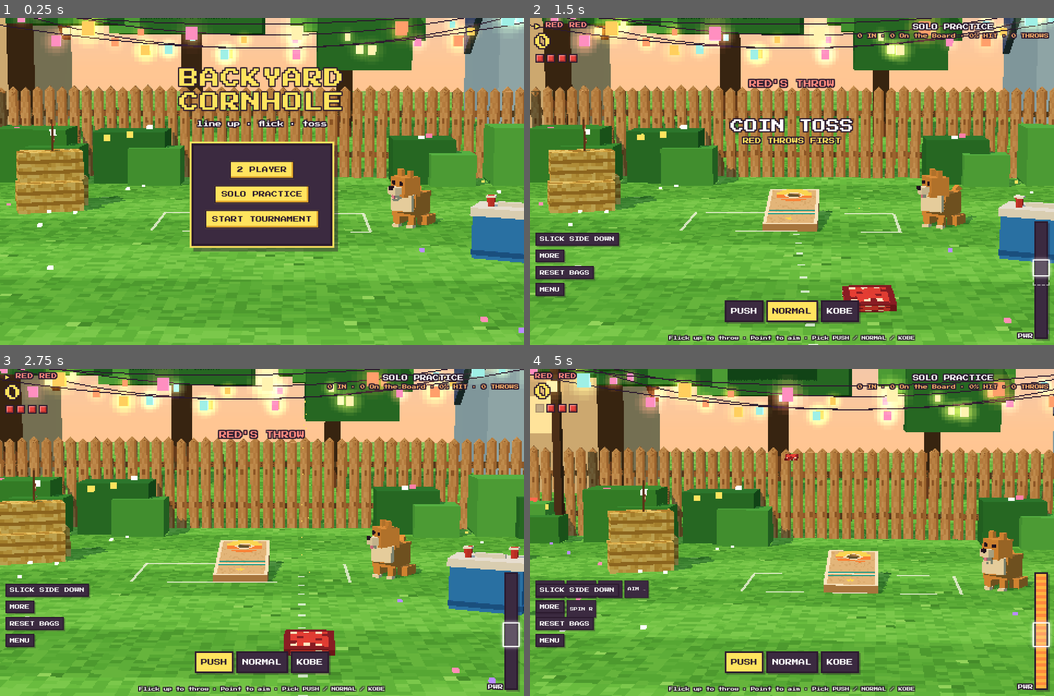
Above: before the commit, frames 1-4 (two rows, left to right).
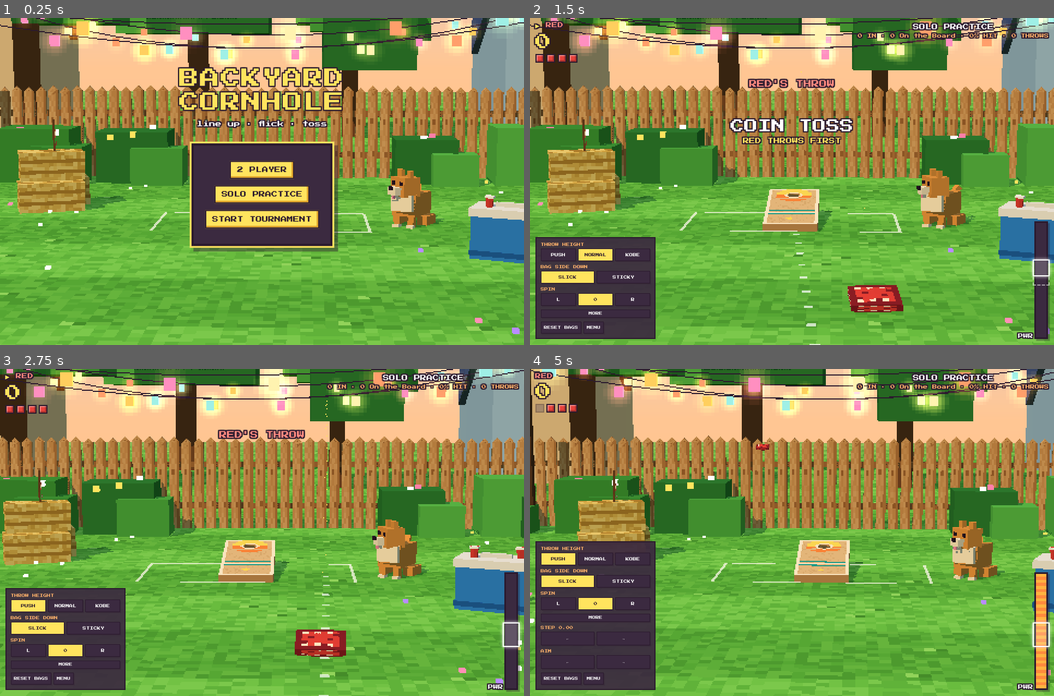
Above: after the commit, the same moments.

Repository: Ashe-Oro/backyard-games
Game: browser game, page index.html
Two runs of this game, one before a commit and one after it. Both use one fixed random seed, a clock stepped at 60 frames per second and the inputs below.
Inputs (mouse positions are in pixels of both pictures, inside the frame that each line leads up to):
- Up to frame 1 (0.25 s): no input
- Up to frame 2 (1.5 s): click "SOLO PRACTICE" at 0.27 s; click "NORMAL" at 0.52 s; hold Right from 1.03 s (still down); move the mouse to (792, 214) at 1.07 s; tap Space at 1.1 s
- Up to frame 3 (2.75 s): release Right at 1.53 s; hold Down 1.58-1.85 s; tap Space at 1.6, 2.1, 2.6 s; move the mouse to (157, 499) at 1.67 s; hold Left 1.9-2.47 s; click "PUSH" at 2.02 s; move the mouse to (366, 483) at 2.27 s; tap M at 2.52 s; hold Right from 2.52 s (still down)
- Up to frame 4 (5 s): move the mouse to (870, 597) at 2.87 s; tap Space every 0.5 s from 3.1 to 4.6 s; release Right at 3.18 s; hold Left 3.23-3.67 s; move the mouse to (661, 614) at 3.47 s; hold Down 3.72-4.05 s; move the mouse to (792, 467) at 4.07 s; hold Right 4.1-4.6 s; click "MORE" at 4.52 s; hold Down 4.65-4.92 s; move the mouse to (949, 548) at 4.67 s; hold Left from 4.97 s (still down)

The runs differ from the first frame. In frame 1, 18% of the frame differs, in the area x 0-100%, y 0-100%; in frame 2, 15%; in frame 3, 38%; in frame 4, 61%.

Commit message:
Codex batch 6: camera follows aim, left bag menu, no hint, name fix

Diff:
--- /dev/null
+++ b/codex-out-6.txt
@@ -0,0 +1,5 @@
+Completed Batch 6: gentle camera following, fixed duplicate names, consolidated left-side bag controls, and removed the bottom bar/hint.
+
+All six Playwright suites passed with short timeouts. Changes remain in the working tree; `CLAUDE_UI_REVIEW.md` is unchanged.
+
+Details: [codex-summary-6.md](/workspace/cornhole/codex-summary-6.md).
--- a/index.html
+++ b/index.html
@@ -57,7 +57,6 @@
 #msg{position:absolute;left:0;right:0;top:31%;text-align:center;font-size:2.2em;color:#fff;opacity:0;transform:scale(.6);transition:opacity .25s,transform .25s cubic-bezier(.3,1.8,.5,1)}
 #msg.on{opacity:1;transform:scale(1)}
 #msg small{display:block;font-size:.45em;margin-top:.8em;color:#ffe45e}
-#hint{position:absolute;left:0;right:0;bottom:2.2vmin;text-align:center;font-size:.8em;line-height:1.8;opacity:.95;padding:0 4em 0 14em}
 #title{position:absolute;left:0;right:0;top:15%;text-align:center;transition:opacity .6s}
 #title h1{font-size:3.2em;font-weight:400;color:#ffe45e;letter-spacing:.04em;line-height:1.2}
 #title p{font-size:1em;margin-top:1em}
@@ -79,14 +78,16 @@
 #panel .go{font:inherit;font-size:1em;margin-top:1.1em;padding:.8em 1em;color:#2b1a2e;background:#ffe45e;border:.25em solid #2b1a2e;cursor:pointer;box-shadow:inset -.25em -.25em 0 #e0a52a}
 #panel .go:hover{background:#fff07f}
 #panel .note{font-size:.65em;line-height:1.8;margin-top:1em;opacity:.8}
-@media (max-width:560px){#hint .l2{display:none}#hint{padding:0 4em 0 9em}#title{top:12%}#title h1{font-size:2.4em}}
+@media (max-width:560px){#title{top:12%}#title h1{font-size:2.4em}}
 #conditions{position:absolute;top:12%;left:0;right:0;text-align:center;font-size:.75em;line-height:1.9}#wind{position:a …(304 unchanged characters)…
-#touch-controls{position:absolute;bottom:8%;left:1%;display:grid;grid-template-columns:repeat(4,auto);gap:4px;pointer-events:auto}#touch-controls button{font-size:7px;min-height:32px}#hint{bottom:1%;} .btns{bottom:21%}
-@media(min-width:800px) and (pointer:fine){#touch-controls{bottom:8%;}#hint{padding:0 5em 0 20em}}
-@media(max-height:450px){#turn{top:24%}#touch-controls{bottom:9%;grid-template-columns:repeat(4,auto)}#touch-controls button{min-height:26px;padding:5px;font-size:6px}.btns{bottom:30%}#hint{font-size:6px;padding:0 25px}#hint .l2{display:none}#conditions{top:13%}#panel{top:55%;padding:.8em}#title{top:8%}#title h1{font-size:2em}}
+@media(max-height:450px){#turn{top:24%}#conditions{top:13%}#panel{top:55%;padding:.8em}#title{top:8%}#title h1{font-size:2em}}
 #err{position:absolute;inset:0;display:none;align-items:center;justify-content:center;text-align:center;padding:2em;background:#3b2a40;font-size:12px;line-height:2}
 #panel{max-height:90vh;overflow:auto} .portrait{width:64px;height:64px;image-rendering:pixelated;margin:8px auto;displa …(344 unchanged characters)…
-#touch-controls{display:none;bottom:24%}#touch-controls.open{display:grid}#height-choice{position:absolute;bottom:7%;left:50%;transform:translateX(-50%);display:flex;gap:5px;pointer-events:auto;white-space:nowrap}#height-choice button{font-size:clamp(9px,2vmin,16px);min-height:40px}#height-choice button[aria-pressed="true"]{background:#ffe45e;color:#2b1a2e}#hint{padding:0 4px;font-size:clamp(5px,1.25vmin,10px);white-space:nowrap}.btns{bottom:15%}#setup{display:none}#sweet{box-shadow:0 0 6px #fff;background:#ffffff33}#panel .go{display:block;margin:12px auto}
+#bag-menu{position:absolute;left:1.6vmin;bottom:1.8vmin;width:clamp(156px,23vw,230px);max-height:70%;overflow:auto;pointer-events:auto;background:#3b2a40ed;border:2px solid #2b1a2e;padding:8px;font-size:clamp(7px,1.3vmin,10px);display:flex;flex-direction:column;gap:7px;cursor:default;touch-action:pan-y}
+#bag-menu > *{flex-shrink:0}
+.bag-row{display:flex;flex-direction:column;gap:4px}.bag-label{color:#ffb36b;font-size:.85em}.bag-choices{display:flex;gap:4px}.bag-choices .hb{flex:1;min-width:0;padding:7px 3px;font-size:.85em}.hb[aria-pressed="true"]{background:#ffe45e;color:#2b1a2e}
+#height-choice{display:flex}#touch-controls{display:none;gap:7px}#touch-controls.open{display:flex;flex-direction:column}.btns{position:static;display:flex;flex-direction:row;flex-wrap:wrap;gap:4px}.btns .hb{padding:7px 5px}#setup{display:none}#sweet{box-shadow:0 0 6px #fff;background:#ffffff33}#panel .go{display:block;margin:12px auto}
+@media(max-height:450px){#bag-menu{width:150px;max-height:69%;padding:5px;gap:4px;font-size:7px}.bag-row,#touch-controls{gap:3px}.bag-choices .hb,.btns .hb{padding:5px 3px}}
 </style>
 <script type="importmap">{"imports":{"three":"https://cdn.jsdelivr.net/npm/three@0.170.0/build/three.module.min.js"}}</script>
 </head>
@@ -94,18 +95,23 @@
 <div id="game">
   <div id="hud">
     <div id="sb" class="ol">
-      <div class="team red" id="t0"><div class="tn">RED <span id="n0">YOU</span></div><div class="ts" id="s0">0</div><div class="pips" id="p0"></div></div>
+      <div class="team red" id="t0"><div class="tn"><span id="n0">YOU</span></div><div class="ts" id="s0">0</div><div class="pips" id="p0"></div></div>
       <div class="mid"><div id="inn">INNING 1</div><div id="goal">TO 21</div></div>
-      <div class="team blue" id="t1"><div class="tn"><span id="n1">CPU</span> BLUE</div><div class="ts" id="s1">0</div><div class="pips" id="p1"></div></div>
+      <div class="team blue" id="t1"><div class="tn"><span id="n1">CPU</span></div><div class="ts" id="s1">0</div><div class="pips" id="p1"></div></div>
     </div>
     <div id="title" class="ol"><h1>BACKYARD<br>CORNHOLE</h1><p>line up · flick · toss</p></div>
     <div id="turn" class="ol"></div>
     <div id="msg" class="ol"></div>
     <div id="meter"><div id="fill"></div><div id="onb"></div><div id="sweet"></div><div class="mlbl ol">PWR</div></div>
     <div id="wind" class="ol" hidden role="status"><span>WIND</span><span id="wind-arrow" aria-hidden="true">↑</span><span id="wind-speed"></span></div><div id="conditions" class="ol"><div id="setup"></div></div>
-    <div id="touch-controls"><button class="hb" data-control="arrowleft" aria-label="STEP ←">STEP ←</button><button class="hb" data-control="arrowright" aria-label="STEP →">STEP →</button><button class="hb" data-control="a" aria-label="AIM ←">AIM ←</button><button class="hb" data-control="d" aria-label="AIM →">AIM →</button><button class="hb" data-control="q" aria-label="SPIN L">SPIN L</button><button class="hb" data-control="e" aria-label="SPIN R">SPIN R</button></div>
-    <div id="height-choice"><button class="hb" data-height="0">PUSH</button><button class="hb" data-height="1">NORMAL</button><button class="hb" data-height="2">KOBE</button></div><div id="hint" class="ol"></div>
-    <div class="btns"><button class="hb" id="side" title="Which side of the bag lands down (F)">SLICK SIDE</button><button class="hb" id="more">MORE</button><button class="hb" id="reset-bags" hidden>RESET BAGS</button><button class="hb" id="menu">MENU</button><button class="hb" id="mode" hidden title="Toggle controls (M)">MOUSE</button></div>
+    <div id="bag-menu" role="group" aria-label="Bag options">
+      <div class="bag-row"><span class="bag-label">THROW HEIGHT</span><div id="height-choice" class="bag-choices"><button class="hb" data-height="0">PUSH</button><button class="hb" data-height="1">NORMAL</button><button class="hb" data-height="2">KOBE</button></div></div>
+      <div class="bag-row"><span class="bag-label">BAG SIDE DOWN</span><div class="bag-choices"><button class="hb" id="side" data-side="slick">SLICK</button><button class="hb" data-side="sticky">STICKY</button></div></div>
+      <div class="bag-row"><span class="bag-label">SPIN</span><div class="bag-choices"><button class="hb" data-spin="-1">L</button><button class="hb" data-spin="0">0</button><button class="hb" data-spin="1">R</button></div></div>
+      <button class="hb" id="more" aria-expanded="false" aria-controls="touch-controls">MORE</button>
+      <div id="touch-controls"><div class="bag-row"><span class="bag-label">STEP <span id="step-value">0.00</span></span><div class="bag-choices"><button class="hb" data-control="arrowleft" aria-label="STEP LEFT">←</button><button class="hb" data-control="arrowright" aria-label="STEP RIGHT">→</button></div></div><div class="bag-row"><span class="bag-label">AIM</span><div class="bag-choices"><button class="hb" data-control="a" aria-label="AIM LEFT">←</button><button class="hb" data-control="d" aria-label="AIM RIGHT">→</button></div></div></div>
+      <div class="btns"><button class="hb" id="reset-bags" hidden>RESET BAGS</button><button class="hb" id="menu">MENU</button><button class="hb" id="mode" hidden title="Toggle controls (M)">MOUSE</button></div>
+    </div>
   </div>
   <div id="panel" class="ol" hidden></div>
   <div id="err">WebGL isn't available here.<br>Open this page in a desktop browser.</div>
@@ -665,14 +671,14 @@
 
 // ---------- match state ----------
 const $ = (id) => document.getElementById(id);
-const ui = { s: [$('s0'), $('s1')], p: [$('p0'), $('p1')], t …(120 unchanged characters)… ll'), sweet: $('sweet'), onb: $('onb'), hint: $('hint'), title: $('title'), mode: $('mode'), side: $('side'), panel: $('panel') };
+const ui = { s: [$('s0'), $('s1')], p: [$('p0'), $('p1')], t …(120 unchanged characters)… ll'), sweet: $('sweet'), onb: $('onb'), title: $('title'), mode: $('mode'), side: $('side'), panel: $('panel') };
 const M = {
   vs: 'cpu', exact: false, scores: [0, 0], inning: 1, first: 0, k: 0, phase: 'menu', aim: 0, ctrl: 'drag',
   position: [0, 0], heights: [1,1], practice:false, practiceStats:{throws:0,in:0,on:0}, sweetShift:0, spin: 0, arc: 1, side: ['slick', 'slick'], active: null, before: null, cpu: null, history: [], winner: -1, lastPower: null,
 };
 const thrower = (k = M.k) => M.practice ? 0 : (k % 2 === 0 ? M.first : 1 - M.first);
 const isHuman = (t) => t === 0 || M.vs === '2p';
-const teamName = (t) => (M.vs === 'cpu' ? (t === 0 ? 'YOU' : M.career ? roster[career.fight].name : 'CPU') : TEAM[t]);
+const teamName = (t) => (M.vs === 'cpu' ? (t === 0 ? 'YOU' : M.career ? roster[Math.min(career.fight,roster.length-1)].name : 'CPU') : TEAM[t]);
 const settled = () => bags.every((b) => ['board', 'grass', 'in', 'removed'].includes(b.state) && !(b.state === 'grass' && b.dead));
 function lie() { // score as the bags lie right now (only final after all 8)
   const pts = [0, 0], inC = [0, 0], onC = [0, 0];
@@ -704,18 +710,18 @@
   $('wind-arrow').style.transform = `rotate(${wind.angle}rad)`;
   $('wind').setAttribute('aria-label', `Wind blowing ${['away','away and right','right','toward you and right','toward you','toward you and left','left','away and left'][Math.round(wind.angle/(Math.PI/4))%8]} at ${wind.mph} miles per hour`);
   document.querySelectorAll('[data-height]').forEach(b=>b.setAttribute('aria-pressed',String(+b.dataset.height===M.arc)));
+  $('step-value').textContent=M.position[t].toFixed(2);
   $('reset-bags').hidden=!M.practice;
   ui.t[1].hidden=M.practice;
   if(M.practice){const n=M.practiceStats;ui.inn.textContent='SOLO PRACTICE';ui.goal.textContent=`${n.in} IN · ${n.on} On the Board · ${n.throws ? Math.round((n.in+n.on)/n.throws*100):0}% HIT · ${n.throws} THROWS`;}
   $('setup').textContent = `${arcNames[M.arc]} · SPIN ${M.spin < 0 ? 'L' : M.spin > 0 ? 'R' : '0'} · STEP ${M.position[t].toFixed(2)}`;
-  ui.side.textContent = (M.side[t] === 'slick' ? 'SLICK' : 'STICKY') + ' SIDE DOWN';
-  ui.side.style.visibility = isHuman(t) ? 'visible' : 'hidden';
+  document.querySelectorAll('[data-side]').forEach(b=>b.setAttribute('aria-pressed',String(b.dataset.side===M.side[t])));
+  document.querySelectorAll('[data-spin]').forEach(b=>b.setAttribute('aria-pressed',String(+b.dataset.spin===M.spin)));
   const w = meterWindow();
   ui.sweet.style.bottom = (w.lo * 100) + '%'; ui.sweet.style.height = Math.max(2, (w.hi - w.lo) * 100) + '%';
   ui.onb.style.bottom = (w.olo * 100) + '%'; ui.onb.style.height = Math.max(2, (w.ohi - w.olo) * 100) + '%';
 }
 function hint() {
-  ui.hint.textContent = 'Flick up to throw · Point to aim · Pick PUSH / NORMAL / KOBE';
   ui.mode.textContent = M.ctrl === 'drag' ? '🖱 MOUSE' : '🕹 SPINNER';
   wrap.classList.toggle('spin', M.ctrl === 'spin');
 }
@@ -926,7 +932,9 @@
  M.aim=clamp(Math.atan2(aimPoint.x-rx,REL_Z-aimPoint.z)-baseYaw(rx),-AIM_MAX,AIM_MAX);
  }
 }
-$('more').onclick=()=>$('touch-controls').classList.toggle('open');
+$('more').onclick=()=>{const open=$('touch-controls').classList.toggle('open');$('more').setAttribute('aria-expanded',String(open));};
+document.querySelectorAll('[data-side]').forEach(b=>b.onclick=()=>{if(!humanTurn())return;M.side[thrower()]=b.dataset.side;held.material=TEAM_MATS[thrower()][b.dataset.side==='slick'?'sticky':'slick'];renderHud();});
+document.querySelectorAll('[data-spin]').forEach(b=>b.onclick=()=>{if(!humanTurn())return;M.spin=+b.dataset.spin;renderHud();});
 $('menu').onclick=()=>{if(M.active)return;showMenu();};
 $('reset-bags').onclick=()=>{if(!humanTurn())return;clearBags();renderHud();};
 document.querySelectorAll('[data-height]').forEach(b=>b.onclick=()=>{if(!humanTurn())return;M.arc=+b.dataset.height;M.heights[thrower()]=M.arc;renderHud();});
@@ -951,7 +959,7 @@
   return throwBag(powerFromSpeed(up), clamp(side / Math.max(up, 0.001), -1, 1));
 }
 wrap.addEventListener('pointerdown', (e) => {
-  if (e.target.closest('button') || !ui.panel.hidden) return;
+  if (e.target.closest('#bag-menu, button') || !ui.panel.hidden) return;
   if (M.ctrl === 'spin' && e.pointerType === 'mouse') { if (!document.pointerLockElement && wrap.requestPointerLock) { try { const r = wrap.requestPointerLock(); if (r && r.catch) r.catch(() => {}); } catch (_) {} } return; }
   if (!humanTurn()) return;
   pointAim(e);
@@ -967,7 +975,7 @@
     for (const c of (evs.length ? evs : [e])) drag.list.push({ t: c.timeStamp, x: c.clientX, y: c.clientY });
     while (drag.list.length > 2 && e.timeStamp - drag.list[0].t > 300) drag.list.shift();
     const f = flickFrom(drag.list); if (f) setMeter(powerFromSpeed(f.up));
-  } else if (e.pointerType === 'mouse' && humanTurn() && !keyAim) {
+  } else if (e.pointerType === 'mouse' && !e.target.closest('#bag-menu') && humanTurn() && !keyAim) {
     pointAim(e);
   }
 });
@@ -1012,7 +1020,7 @@
 function toggleCtrl() { M.ctrl = M.ctrl === 'drag' ? 'spin' : 'drag'; if (M.ctrl === 'drag' && document.pointerLockElement) document.exitPointerLock(); flick = null; drag = null; hint(); }
 function flipSide() { const t = thrower(); if (!humanTurn()) return; M.side[t] = M.side[t] === 'slick' ? 'sticky' : 'slick'; held.material = TEAM_MATS[t][M.side[t] === 'slick' ? 'sticky' : 'slick']; renderHud(); }
 ui.mode.addEventListener('click', (e) => { e.stopPropagation(); toggleCtrl(); });
-ui.side.addEventListener('click', (e) => { e.stopPropagation(); flipSide(); });
+
 function adjust(k) {
   if (!humanTurn()) return;
   const t = thrower();
@@ -1025,6 +1033,7 @@
 document.querySelectorAll('[data-control]').forEach(b => b.onclick = e => { e.stopPropagation(); adjust(b.dataset.control); });
 let wheelGesture = [], wheelTimer;
 wrap.addEventListener('wheel', e => {
+  if (e.target.closest('#bag-menu')) return;
   e.preventDefault();
   if (!humanTurn() || !ui.panel.hidden) return;
   const unit = e.deltaMode === 1 ? 16 : e.deltaMode === 2 ? H() : 1;
@@ -1120,12 +1129,16 @@
   // Calm-air ballistic preview: reference power is the hole window until a flick supplies power.
   const preview=newBody(t);launch(preview,rx,drag ? physicalPower(clamp(parseFloat(ui.fill.style.height)/100,0,1)) : WIN[t+M.side[t]+M.arc].mid,M.aim,0,M.arc,M.spin);
   trajectory.forEach((d,i)=>{const seconds=i*.045;d.position.copy(preview.p).addScaledVector(preview.v,seconds);d.posit …(216 unchanged characters)…
-  const camRx = M.phase === 'menu' ? 0.3 : rx;
-  camTmp.set(camRx * 0.85 + M.aim * 2, 2.05, 2.45);
-  camera.position.lerp(camTmp, Math.min(1, dt * 3));
-  const fb = M.active && M.active.state === 'fly' ? M.active.p : null;
-  lookTmp.copy(CAM_LOOK); lookTmp.x += M.aim * 6; if (fb) lookTmp.lerp(fb, 0.1);
-  camera.userData.look.lerp(lookTmp, Math.min(1, dt * 3)); camera.lookAt(camera.userData.look);
+  // Anchor neutral aim to v2; follow only a small part of the stance and aim line.
+  // Bound the turn so even extreme aim keeps the far board comfortably visible.
+  const follow = !['menu','intro','champion','poster'].includes(M.phase);
+  const stepOffset = follow ? M.position[t] : 0;
+  const aimOffset = follow ? clamp(M.aim,-AIM_MAX,AIM_MAX) : 0;
+  camTmp.copy(CAM_POS); camTmp.x += stepOffset * .65 + aimOffset * 1.2;
+  const ease = 1 - Math.exp(-dt * 3);
+  camera.position.lerp(camTmp, ease);
+  lookTmp.copy(CAM_LOOK); lookTmp.x += stepOffset * .18 + aimOffset * 3;
+  camera.userData.look.lerp(lookTmp, ease); camera.lookAt(camera.userData.look);
   for (const c of clouds) { c.position.x += dt * 0.35; if (c.position.x > 50) c.position.x = -50; }
   for (const bl of bulbs) bl.gl.material.opacity = 0.5 + 0.25 * Math.sin(time * 2 + bl.ph);
   dog.tail.rotation.y = Math.sin(time * (M.phase === 'flying' ? 18 : 7)) * 0.6;
@@ -1145,7 +1158,7 @@
     const b = newBody(team); b.mesh = makeBagMesh(team, 'slick'); b.lp.set(lx, BAG_H, lz); toWorld(b.lp, b.p); b.state = st; b.yaw = Math.random() * 3; bags.push(b);
   }
   M.phase = 'poster'; M.scores = [17, 12]; M.inning = 6; renderHud();
-  for (const el of [ui.hint, document.querySelector('.btns'), $('meter')]) el.style.display = 'none';
+  for (const el of [$('bag-menu'), $('meter')]) el.style.display = 'none';
 } else showMenu();
 requestAnimationFrame(frame);
 
Binary file changed: shots/card.png
Binary file changed: shots/career-card.png
Binary file changed: shots/career-champion.png
Binary file changed: shots/career-desktop.png
Binary file changed: shots/career-intro.png
Binary file changed: shots/career-mobile.png
Binary file changed: shots/desktop.png
Binary file changed: shots/mobile.png
Binary file changed: shots/task3-390.png
Binary file changed: shots/task3-480.png
Binary file changed: shots/task3-practice.png
Binary file changed: shots/task3-sweet.png
(and 16 more such lines)
